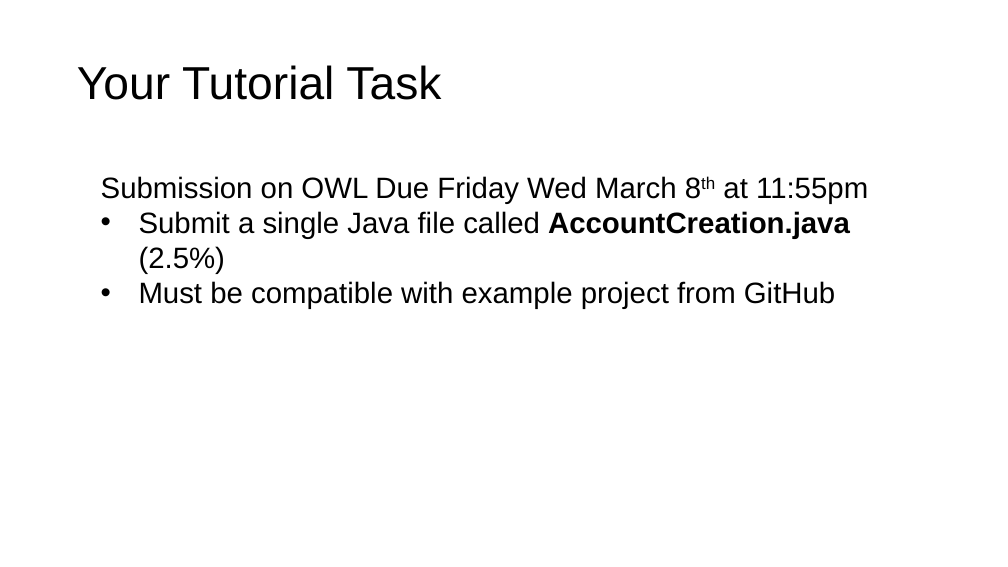
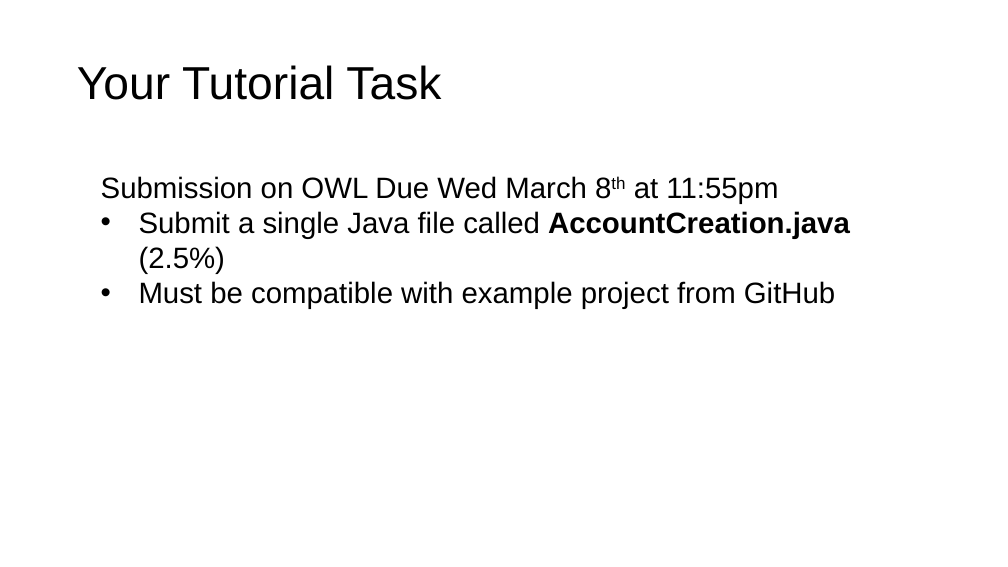
Before and after one commit to ethancjackson/CS2212B-2017, a slide deck: slide 29 of docs/resources/UI Tutorial - Swing.pptx. Drawn at 1008x567 pixels with LibreOffice and Linux fonts; fonts in the diff are those of the drawing. Boxes give left, top, right and bottom in pixels: in the first picture for what was removed or moved away, otherwise in the second. Text is boxed around its words. In the diff, an @@ line names an element or a change of style, - is before the commit and + after.

```diff
--- a/docs/resources/UI Tutorial - Swing.pptx
+++ b/docs/resources/UI Tutorial - Swing.pptx
@@ text at [101,176,778,203]: text changed @@
-Submission on OWL Due Friday Wed March 8th at 11:55pm
+Submission on OWL Due Wed March 8th at 11:55pm
```
Also in this commit, not shown: 1 other file.
